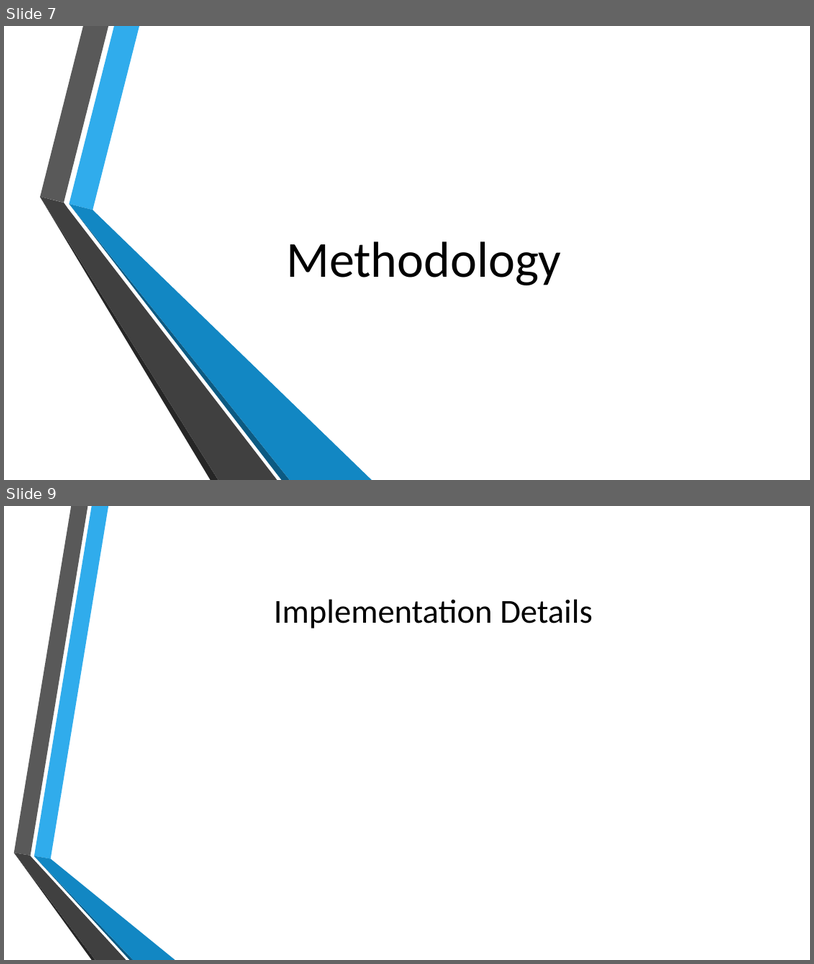
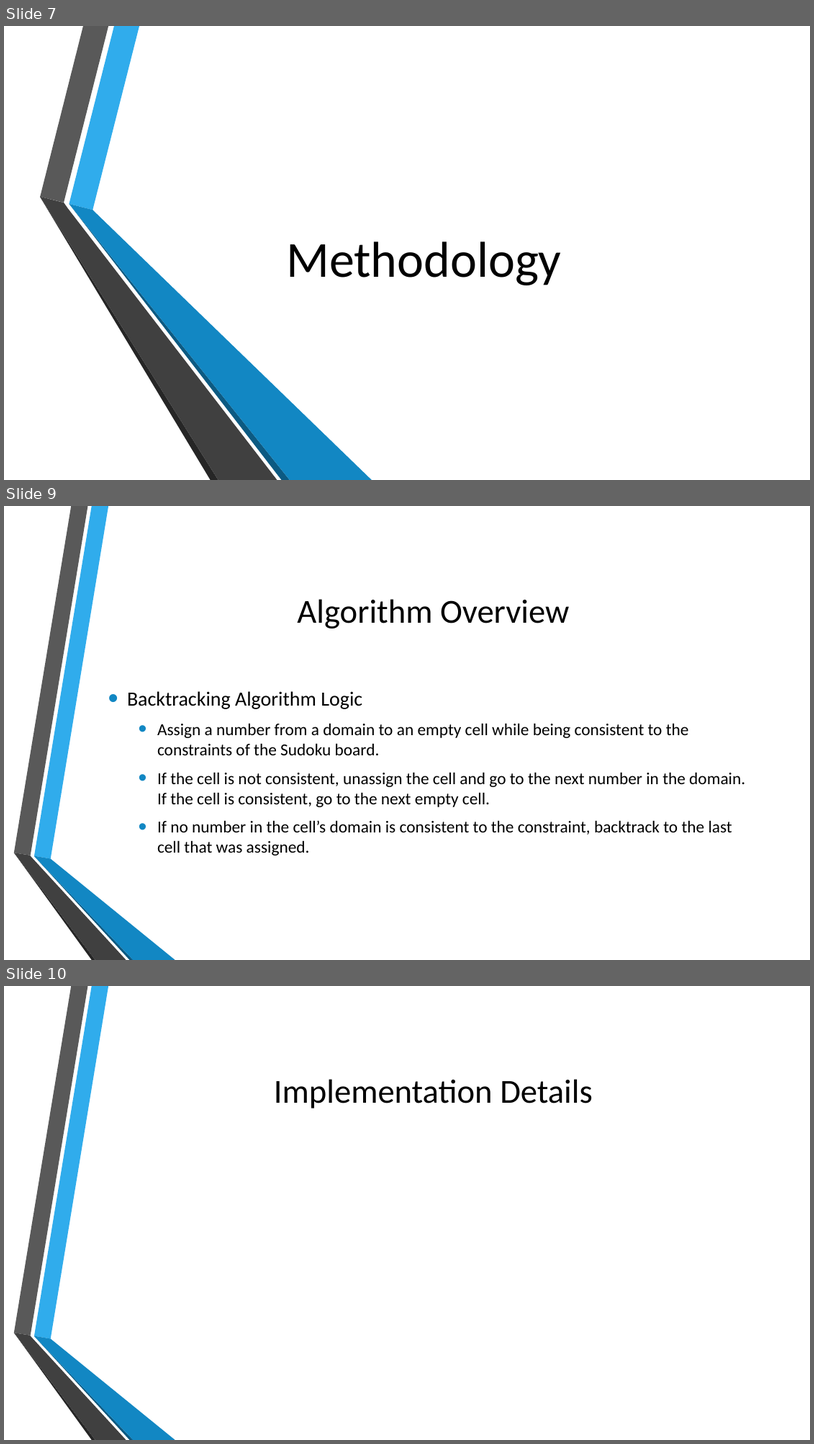
Before and after one commit to BionicScout/LTU-AI-Group_Project, a slide deck: AI TermProject Presentation.pptx. Shown one above the other, each under a label of ours: slides 7 and 9 before the commit, slides 7, 9 and 10 after it; the slides between them are not shown. The pictures are 814x964 and 814x1444 pixels, drawn with LibreOffice and Linux fonts; fonts in the diff are those of the drawing; background and template pictures are left out. Boxes give left, top, right and bottom in pixels: in the first picture for what was removed or moved away, otherwise in the second. Text is boxed around its words. In the diff, an @@ line names an element or a change of style, - is before the commit and + after.

```diff
--- a/AI TermProject Presentation.pptx
+++ b/AI TermProject Presentation.pptx
@@ slide 9 added at [4,506,810,960], background picture (left out); not listed: 6 template elements that a slide beside it also shows @@
@@ title added at [297,599,569,628], 40 pt, text #000000 @@
+Algorithm Overview
@@ text added at [127,691,746,855], 20 pt, text #000000 @@
+• Backtracking Algorithm Logic
+  • Assign a number from a domain to an empty cell while being consistent to the constraints of the Sudoku board.
+  • If the cell is not consistent, unassign the cell and go to the next number in the domain. If the cell is consistent, go to the next empty cell.
+  • If no number in the cell’s domain is consistent to the constraint, backtrack to the last cell that was assigned.
@@ what was slide 9 is now slide 10 @@
```
Also in this commit, not shown: 4 slides changed, 2 other slides added, 3 slides removed, 1 other file.
